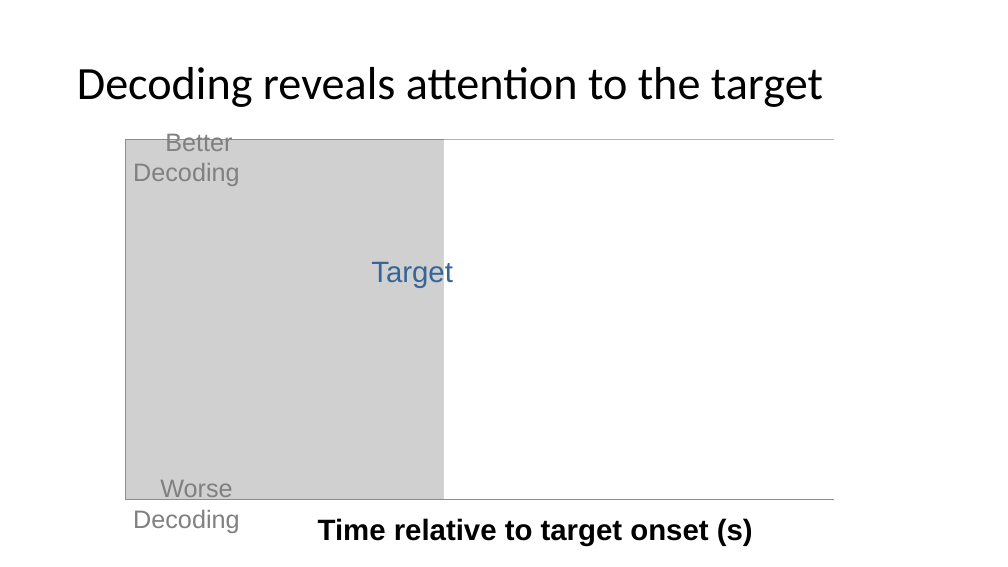
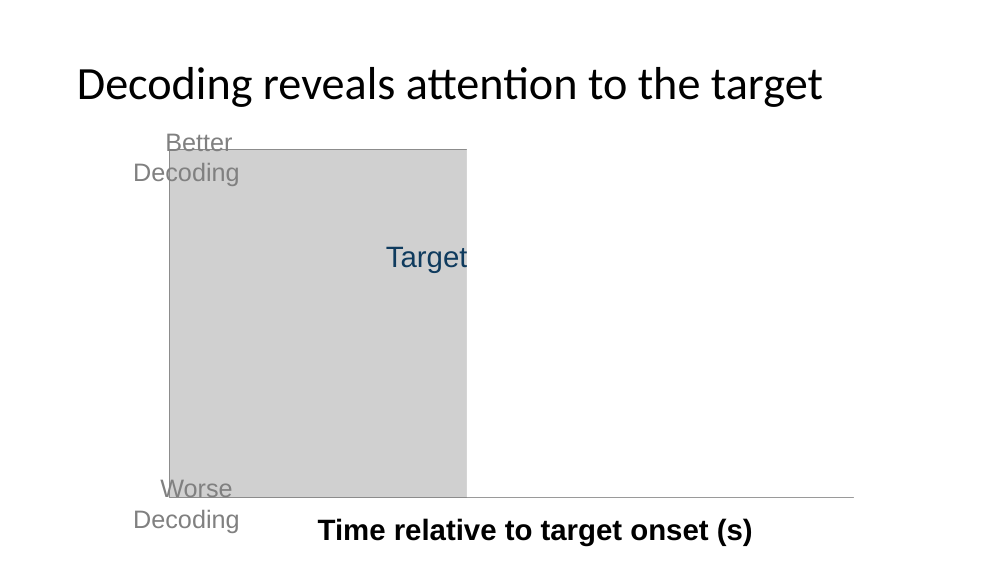
Before and after one commit to haberdashPI/german_track, a slide deck: slide 65 of presentations/ARO_2021/adapting_auditory_attention.pptx (slide 68 before the commit). Drawn at 1008x567 pixels with LibreOffice and Linux fonts; fonts in the diff are those of the drawing; grey boxes stand for pictures. Boxes give left, top, right and bottom in pixels: in the first picture for what was removed or moved away, otherwise in the second. Text is boxed around its words. In the diff, an @@ line names an element or a change of style, - is before the commit and + after.

```diff
--- a/presentations/ARO_2021/adapting_auditory_attention.pptx
+++ b/presentations/ARO_2021/adapting_auditory_attention.pptx
@@ rectangle: place and size @@
-rectangle at box(444, 140, 977, 499)
+rectangle at box(467, 140, 977, 498)
@@ picture: place and size @@
-picture at box(126, 140, 833, 499)
+picture at box(169, 150, 854, 498)
@@ text "Target": place and size @@
-text "Target" at box(371, 259, 453, 288)
+text "Target" at box(386, 244, 468, 273)
@@ text "Target" at box(386, 244, 468, 273): text colour #356599 to #0F3B5E @@
```
Also in this commit, not shown: 29 other slides changed, 4 slides added, 3 slides removed.
